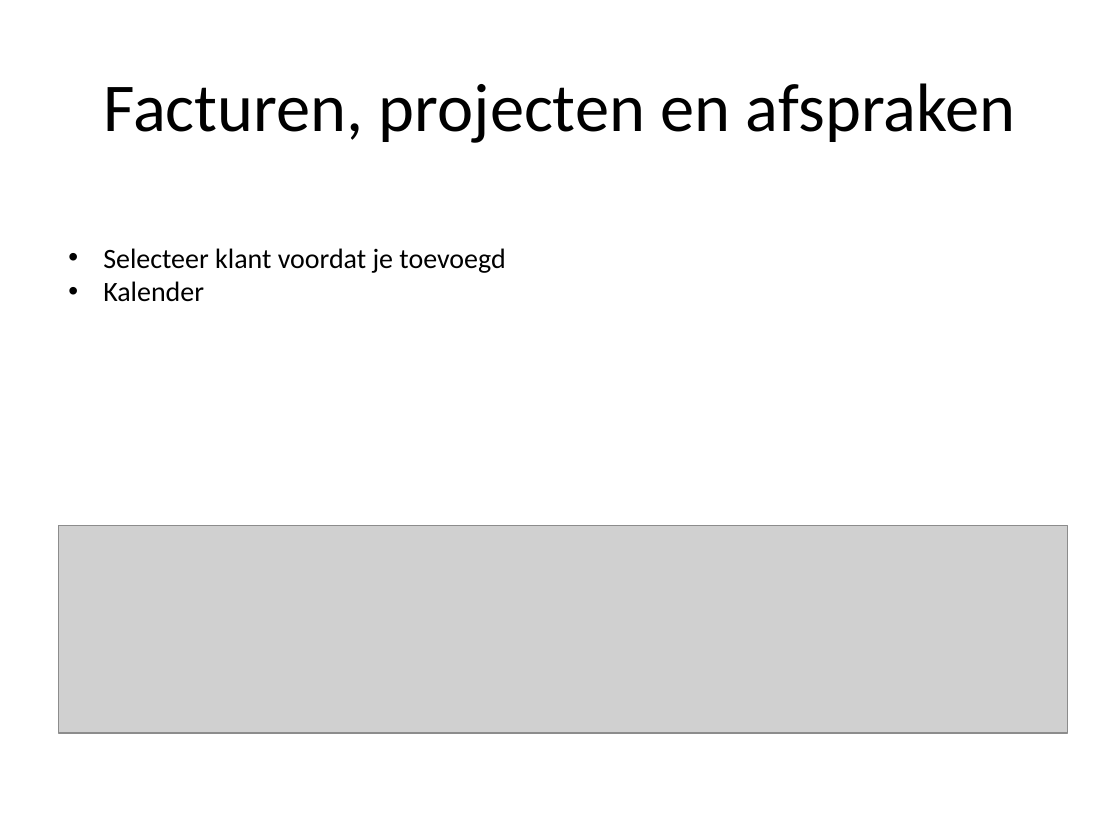
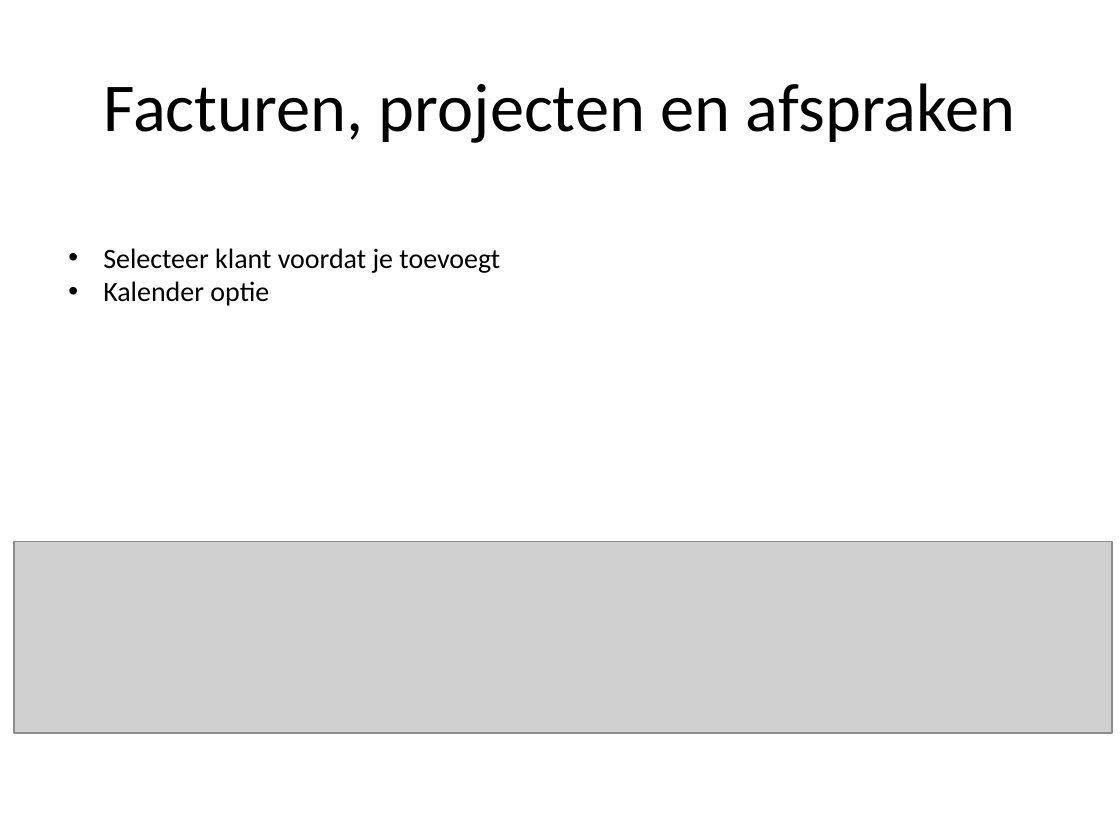
Before and after one commit to teumaas/BarrocIT, a slide deck: slide 6 of Barroc IT - Documentatie/Steven/Applicatie.pptx. Drawn at 1120x840 pixels with LibreOffice and Linux fonts; fonts in the diff are those of the drawing; grey boxes stand for pictures. Boxes give left, top, right and bottom in pixels: in the first picture for what was removed or moved away, otherwise in the second. Text is boxed around its words. In the diff, an @@ line names an element or a change of style, - is before the commit and + after.

```diff
--- a/Barroc IT - Documentatie/Steven/Applicatie.pptx
+++ b/Barroc IT - Documentatie/Steven/Applicatie.pptx
@@ text at (x1=103, y1=248, x2=500, y2=306): text changed @@
-• Selecteer klant voordat je toevoegd
-• Kalender
+• Selecteer klant voordat je toevoegt
+• Kalender optie
@@ picture resized from (x1=58, y1=525, x2=1067, y2=732) to (x1=15, y1=541, x2=1112, y2=732) @@
```
Also in this commit, not shown: 5 other slides changed.
